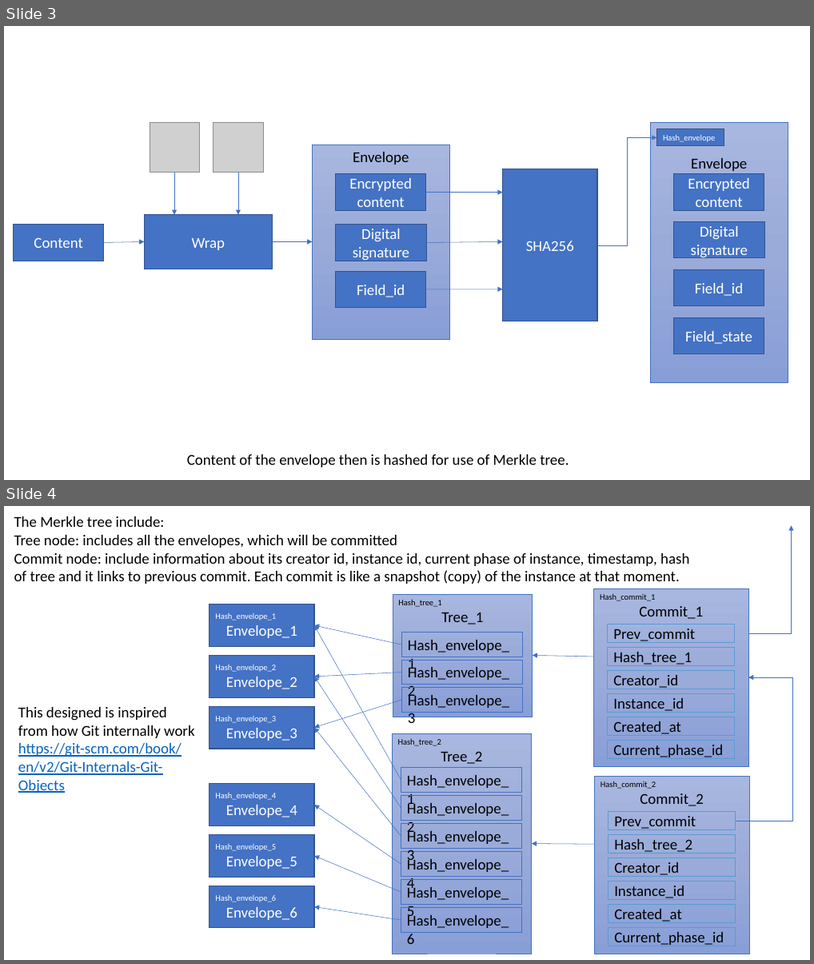
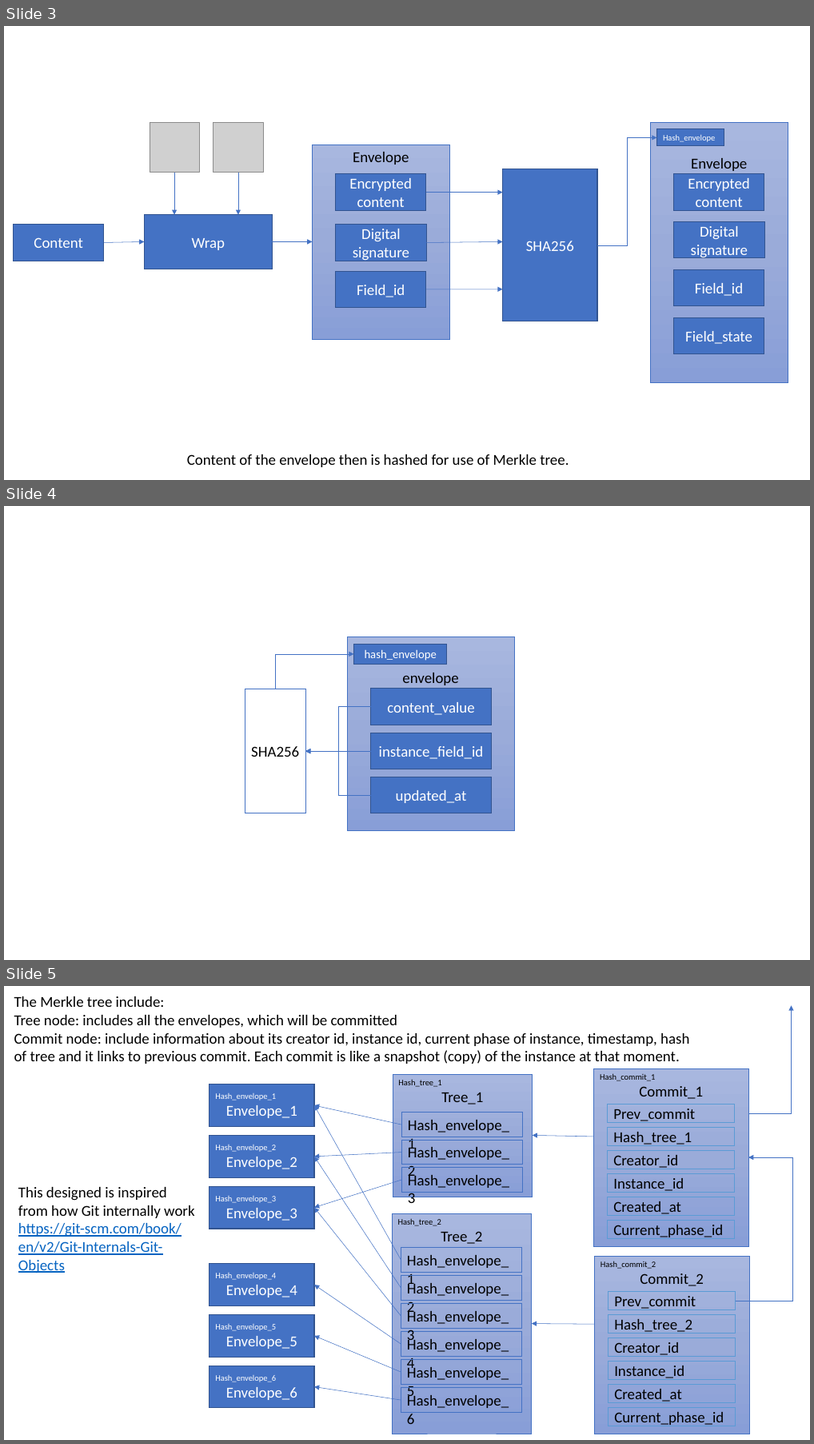
Before and after one commit to Phamsianh/diplomova_prace, a slide deck: documentation/git + blockchain inspiration.pptx. Shown one above the other, each under a label of ours: slides 3 and 4 before the commit, slides 3, 4 and 5 after it. The pictures are 814x964 and 814x1444 pixels, drawn with LibreOffice and Linux fonts; fonts in the diff are those of the drawing; grey boxes stand for pictures. Boxes give left, top, right and bottom in pixels: in the first picture for what was removed or moved away, otherwise in the second. Text is boxed around its words. In the diff, an @@ line names an element or a change of style, - is before the commit and + after.

```diff
--- a/documentation/git + blockchain inspiration.pptx
+++ b/documentation/git + blockchain inspiration.pptx
@@ slide 4 added at [4, 506, 810, 960], background #FFFFFF @@
@@ rectangle added at [348, 636, 514, 830], fill gradient #A8B7DF to #9AABD9 to #889ED7, outline #4472C4 0.5 pt, 18 pt, text #000000 @@
+envelope
@@ rectangle added at [354, 644, 447, 664], fill #4472C4, outline #325491 1 pt, 14 pt, text #FFFFFF @@
+hash_envelope
@@ elbow arrow added from (276, 688) to (354, 654), #4472C4 0.5 pt @@
@@ rectangle added at [246, 688, 306, 812], fill #FFFFFF, outline #4472C4 1 pt, 18 pt, text #000000 @@
+SHA256
@@ rectangle added at [371, 688, 492, 725], fill #4472C4, outline #325491 1 pt, 18 pt, text #FFFFFF @@
+content_value
@@ elbow arrow added from (371, 707) to (306, 751), #4472C4 0.5 pt @@
@@ rectangle added at [371, 733, 492, 769], fill #4472C4, outline #325491 1 pt, 18 pt, text #FFFFFF @@
+instance_field_id
@@ elbow arrow added from (371, 751) to (306, 751), #4472C4 0.5 pt @@
@@ elbow arrow added from (371, 795) to (306, 751), #4472C4 0.5 pt @@
@@ rectangle added at [371, 777, 492, 813], fill #4472C4, outline #325491 1 pt, 18 pt, text #FFFFFF @@
+updated_at
@@ what was slide 4 is now slide 5 @@
```
Also in this commit, not shown: 2 other slides added, 1 other file.
